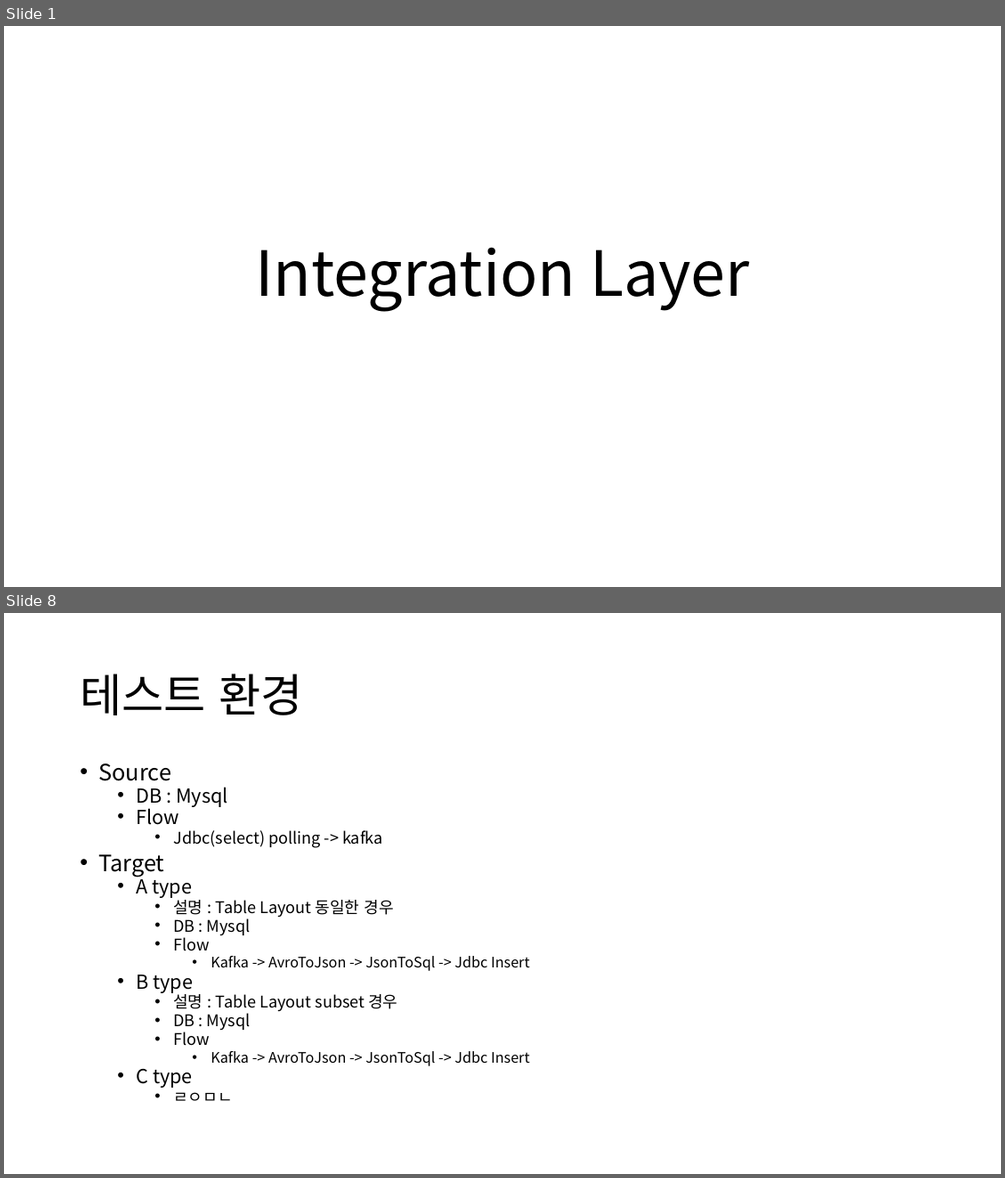
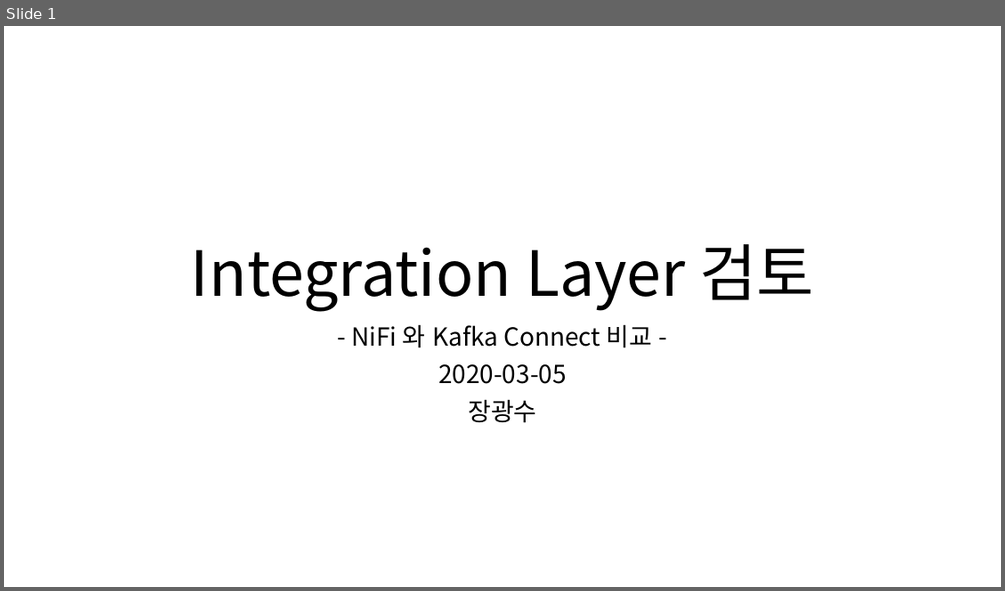
Before and after one commit to gwangsoo/Nifi-Or-Kafka-Connect, a slide deck: db2db_구조.pptx. Shown one above the other, each under a label of ours: slides 1 and 8 before the commit, slide 1 after it; the slides between them are not shown. The pictures are 1005x1178 and 1005x591 pixels, drawn with LibreOffice and Linux fonts; fonts in the diff are those of the drawing. Boxes give left, top, right and bottom in pixels: in the first picture for what was removed or moved away, otherwise in the second. Text is boxed around its words. In the diff, an @@ line names an element or a change of style, - is before the commit and + after.

```diff
--- a/db2db_구조.pptx
+++ b/db2db_구조.pptx
@@ slide 8 removed at (x1=4, y1=613, x2=1001, y2=1174), background #FFFFFF @@
@@ title removed at (x1=80, y1=674, x2=302, y2=715) @@
-테스트 환경
@@ text removed at (x1=98, y1=763, x2=530, y2=1101) @@
-• Source
-  • DB : Mysql
-  • Flow
-    • Jdbc(select) polling -> kafka
-• Target
-  • A type
-    • 설명 : Table Layout 동일한 경우
-    • DB : Mysql
-    • Flow
-      • Kafka -> AvroToJson -> JsonToSql -> Jdbc Insert
-  • B type
-    • 설명 : Table Layout subset 경우
-    • DB : Mysql
-    • Flow
-      • Kafka -> AvroToJson -> JsonToSql -> Jdbc Insert
-  • C type
-    • ㄹㅇㅁㄴ
@@ slide 1 changed as well @@
@@ title at (x1=191, y1=244, x2=814, y2=311): text changed @@
-Integration Layer
+Integration Layer 검토
@@ subtitle added at (x1=351, y1=324, x2=653, y2=423), 24 pt, text #000000 @@
+- NiFi 와 Kafka Connect 비교 -
+2020-03-05
+장광수
```
Also in this commit, not shown: 1 other slide changed, 6 slides added, 5 other slides removed.
